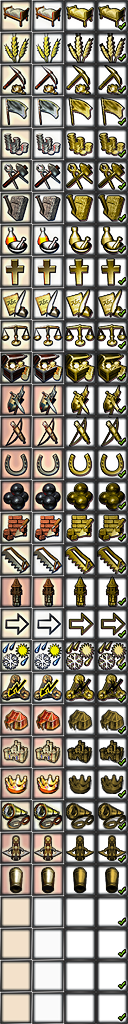
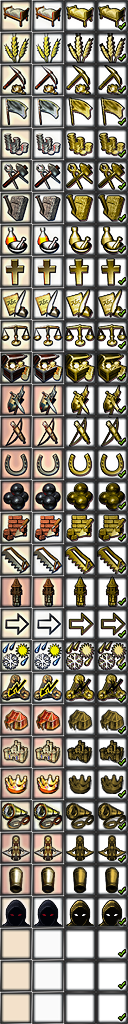
Layers edited between the first and the second 128 × 1024 image:
painted on "Highlight" over [2, 898, 126, 927]
added layer "Executioner" above "Cannon.png" over [2, 898, 126, 927]
painted on "Cannon.png" over [2, 898, 126, 927]
painted on "Ballista.png" over [2, 898, 126, 927]
